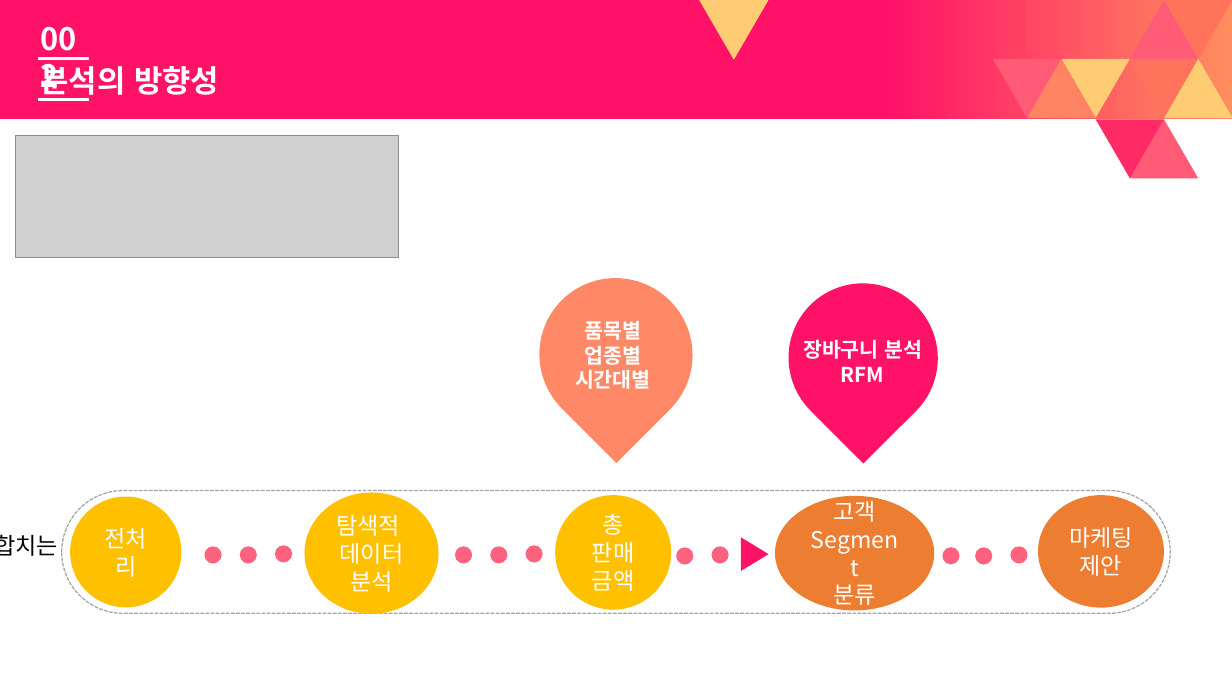
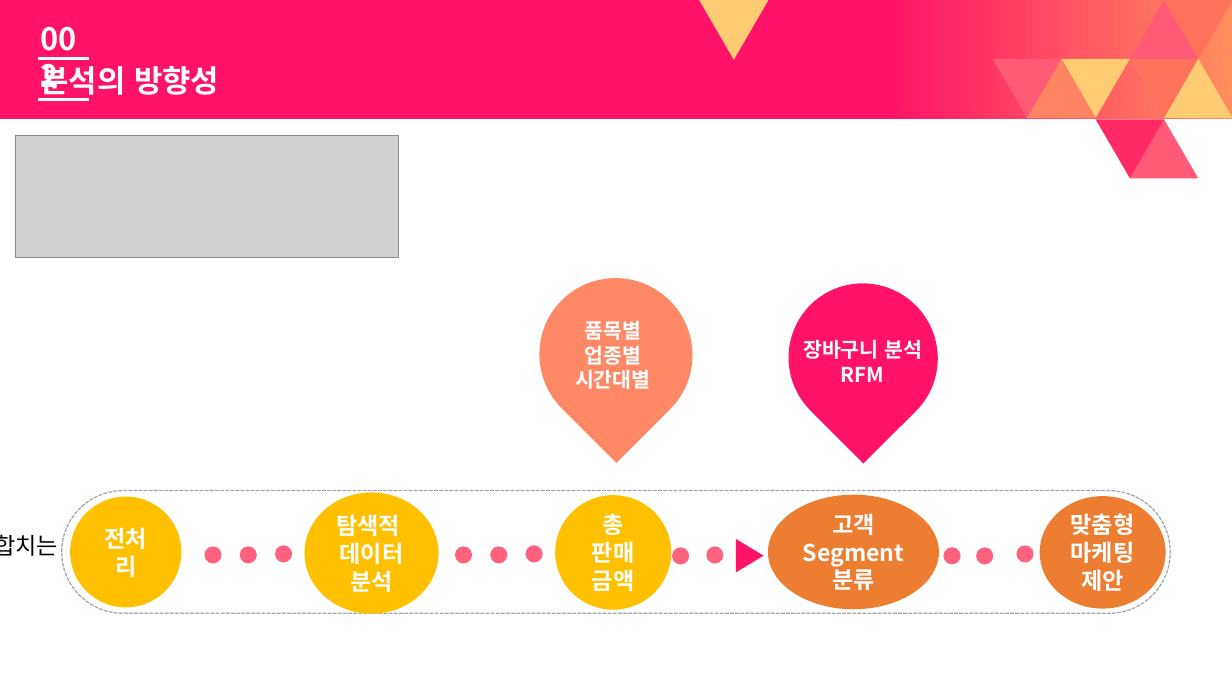
Before and after one commit to vlufoot/smu_team_6, a slide deck: slide 4 of 빅데이터 Presentation darft.pptx. Drawn at 1232x693 pixels with LibreOffice and Linux fonts; fonts in the diff are those of the drawing; grey boxes stand for pictures. Boxes give left, top, right and bottom in pixels: in the first picture for what was removed or moved away, otherwise in the second. Text is boxed around its words. In the diff, an @@ line names an element or a change of style, - is before the commit and + after.

```diff
--- a/빅데이터 Presentation darft.pptx
+++ b/빅데이터 Presentation darft.pptx
@@ bold on in 4 elements at [70,496,181,607], [305,493,439,614], [555,495,672,610], [768,494,939,609] @@
@@ ellipse "고객 Segment": place and size @@
-ellipse "고객 Segment" at [775,496,934,611]
+ellipse "고객 Segment" at [768,494,939,609]
@@ 2 ellipses, 1 triangle: place and size @@
-2 ellipses, 1 triangle at [677,538,769,571]
+2 ellipses, 1 triangle at [672,539,763,572]
@@ text in ellipse at [1071,513,1135,535]: paragraph added @@
+맞춤형
@@ ellipse: place and size @@
-ellipse at [1010,546,1028,564]
+ellipse at [1017,545,1034,563]
@@ text in ellipse at [1071,541,1135,591]: bold on in "마케팅", "제안" @@
```
Also in this commit, not shown: 7 other slides changed, 11 slides added, 4 slides removed.
